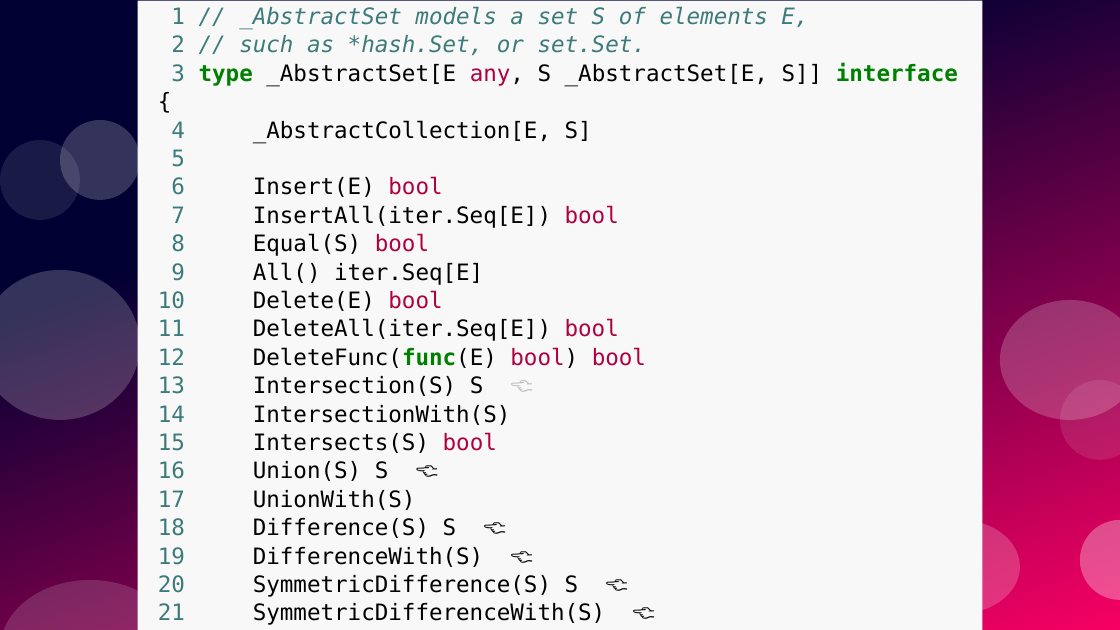
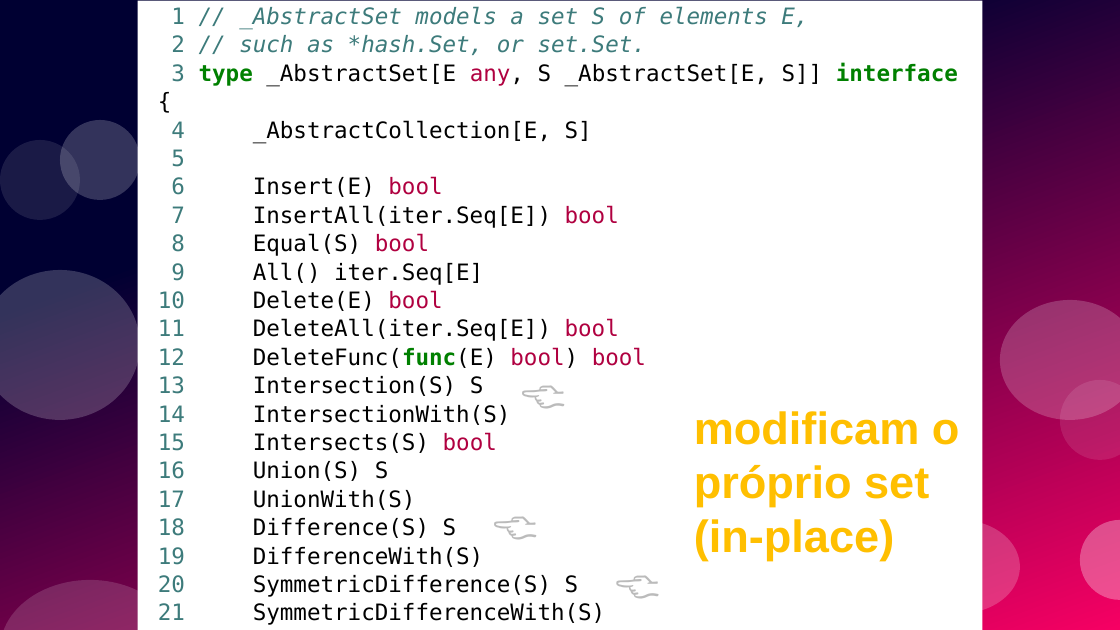
Before and after one commit to ramalho/sets-in-go, a slide deck: slide 45 of conj-em-go1_28.odp (slide 48 before the commit). Drawn at 1120x630 pixels with LibreOffice and Linux fonts; fonts in the diff are those of the drawing. Boxes give left, top, right and bottom in pixels: in the first picture for what was removed or moved away, otherwise in the second. Text is boxed around its words. In the diff, an @@ line names an element or a change of style, - is before the commit and + after.

```diff
--- a/conj-em-go1_28.odp
+++ b/conj-em-go1_28.odp
@@ text "1 // _AbstractSet models a ..." at box(137, 1, 982, 630): fill #F8F8F8 to #FFFFFF @@
@@ text added at box(490, 354, 576, 424), 32 pt, text #BBBBBB @@
+👈
@@ text added at box(694, 411, 960, 561), 32 pt, text #FFBF00, bold @@
+modificam o
+próprio set
+(in-place)
@@ text added at box(462, 485, 549, 555), 32 pt, text #BBBBBB @@
+👈
@@ text at box(158, 518, 605, 625): text changed @@
-18 Difference(S) S 👈
-19 DifferenceWith(S) 👈
-20 SymmetricDifference(S) S 👈
-21 SymmetricDifferenceWith(S) 👈
+18 Difference(S) S
+19 DifferenceWith(S)
+20 SymmetricDifference(S) S
+21 SymmetricDifferenceWith(S)
@@ text added at box(584, 544, 671, 614), 32 pt, text #BBBBBB @@
+👈
```
Also in this commit, not shown: 52 other slides changed, 12 slides added, 9 slides removed, 5 other files.
